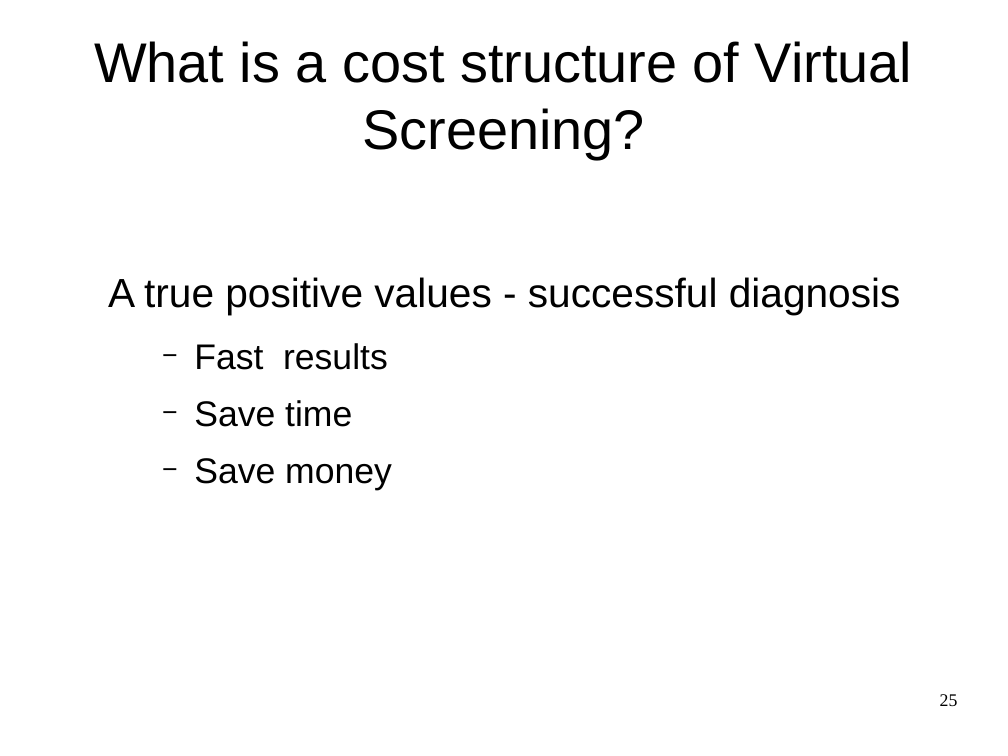
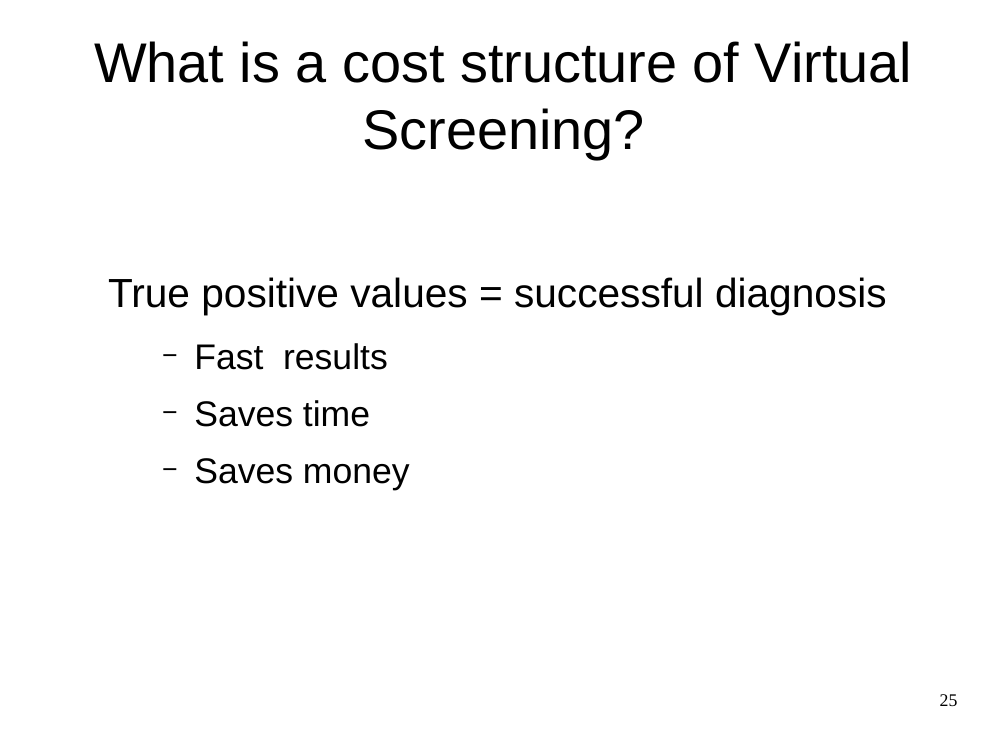
Before and after one commit to AlexWoroschilow/pca, a slide deck: slide 25 of seminar/presentation.odp. Drawn at 1008x756 pixels with LibreOffice and Linux fonts; fonts in the diff are those of the drawing. Boxes give left, top, right and bottom in pixels: in the first picture for what was removed or moved away, otherwise in the second. Text is boxed around its words. In the diff, an @@ line names an element or a change of style, - is before the commit and + after.

```diff
--- a/seminar/presentation.odp
+++ b/seminar/presentation.odp
@@ text at (108,277,887,315): text changed @@
-A true positive values - successful diagnosis
+True positive values = successful diagnosis
@@ text at (194,400,410,491): text changed @@
-  − Save time
-  − Save money
+  − Saves time
+  − Saves money
```
Also in this commit, not shown: 21 other slides changed.
